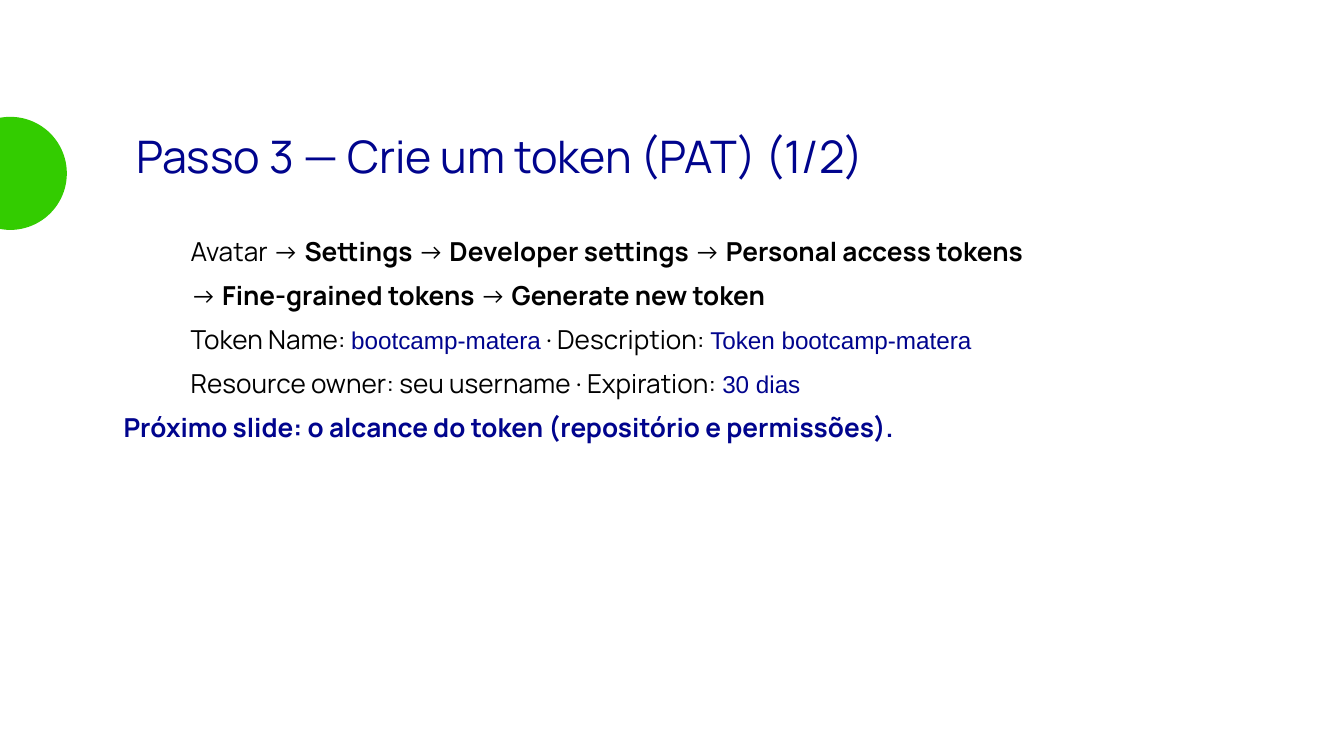
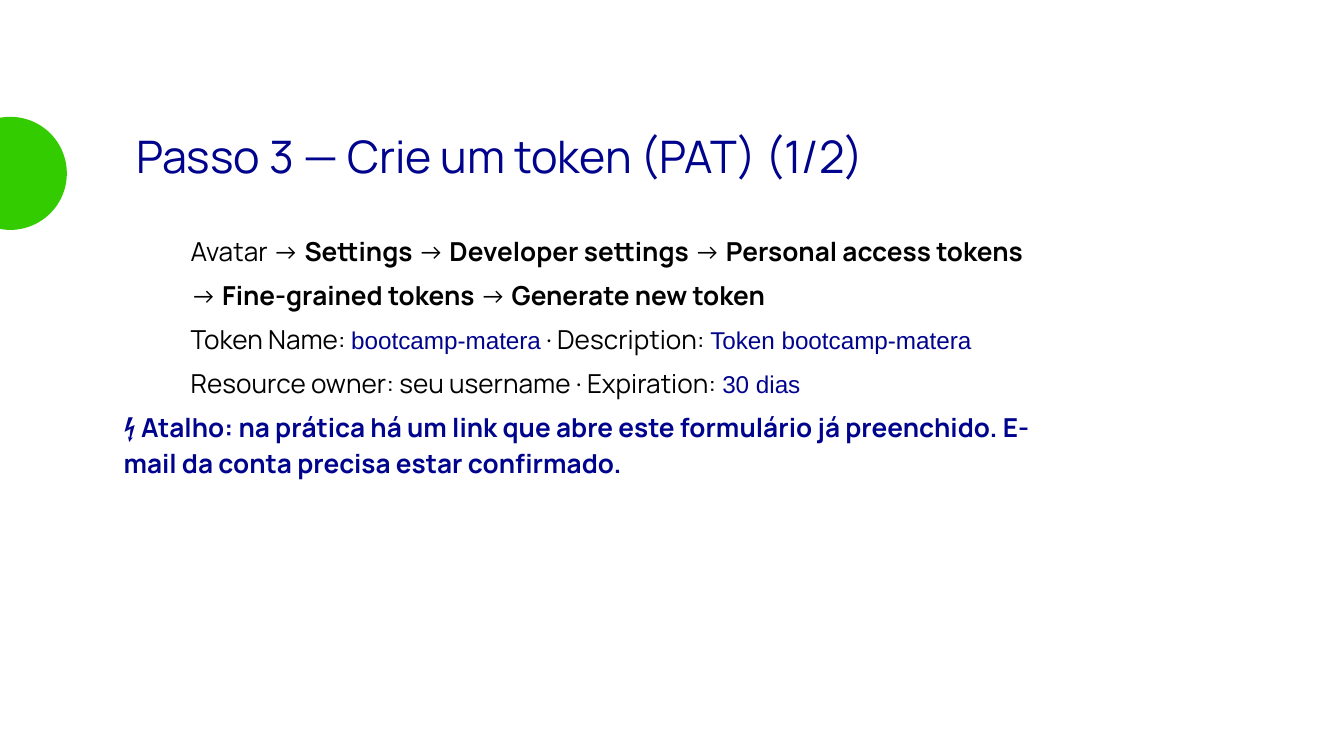
Before and after one commit to bootcamp-matera/bootcamp-devops-2026, a slide deck: slide 22 of aulas/aula-09-github/slides/aula-09.odp. Drawn at 1344x756 pixels with LibreOffice and Linux fonts; fonts in the diff are those of the drawing; background and template pictures are left out. Boxes give left, top, right and bottom in pixels: in the first picture for what was removed or moved away, otherwise in the second. Text is boxed around its words. In the diff, an @@ line names an element or a change of style, - is before the commit and + after.

```diff
--- a/aulas/aula-09-github/slides/aula-09.odp
+++ b/aulas/aula-09-github/slides/aula-09.odp
@@ text at (124,416,1029,480): text changed @@
-Próximo slide: o alcance do token (repositório e permissões).
+⚡ Atalho: na prática há um link que abre este formulário já preenchido. E-mail da conta precisa estar confirmado.
```
Also in this commit, not shown: 4 other files.
